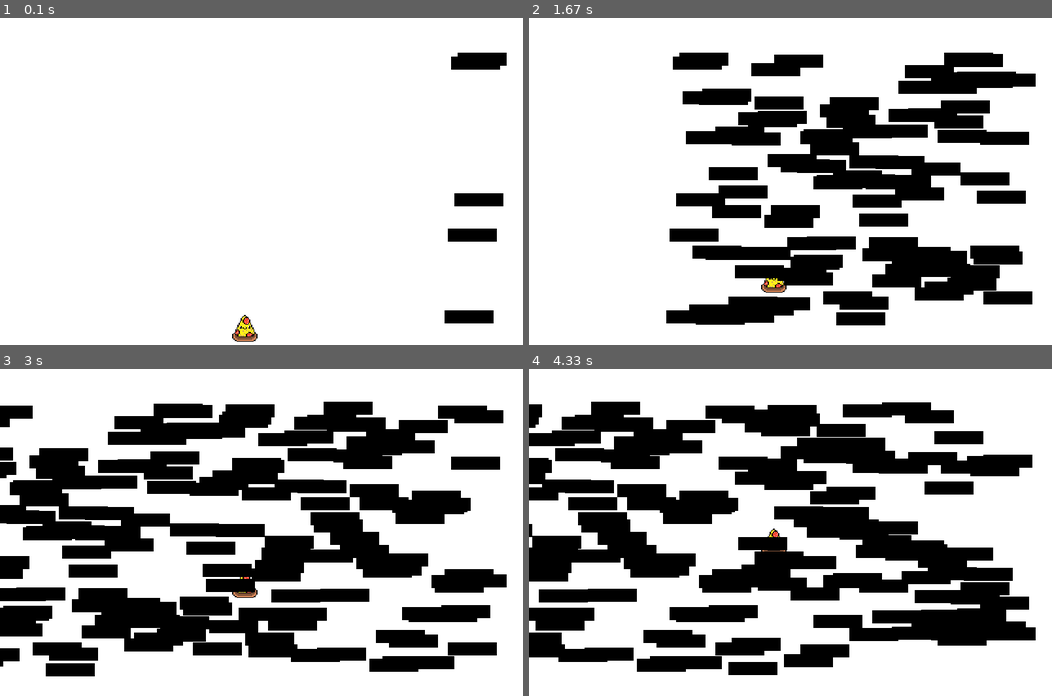
Above: before the commit, frames 1-4 (two rows, left to right).
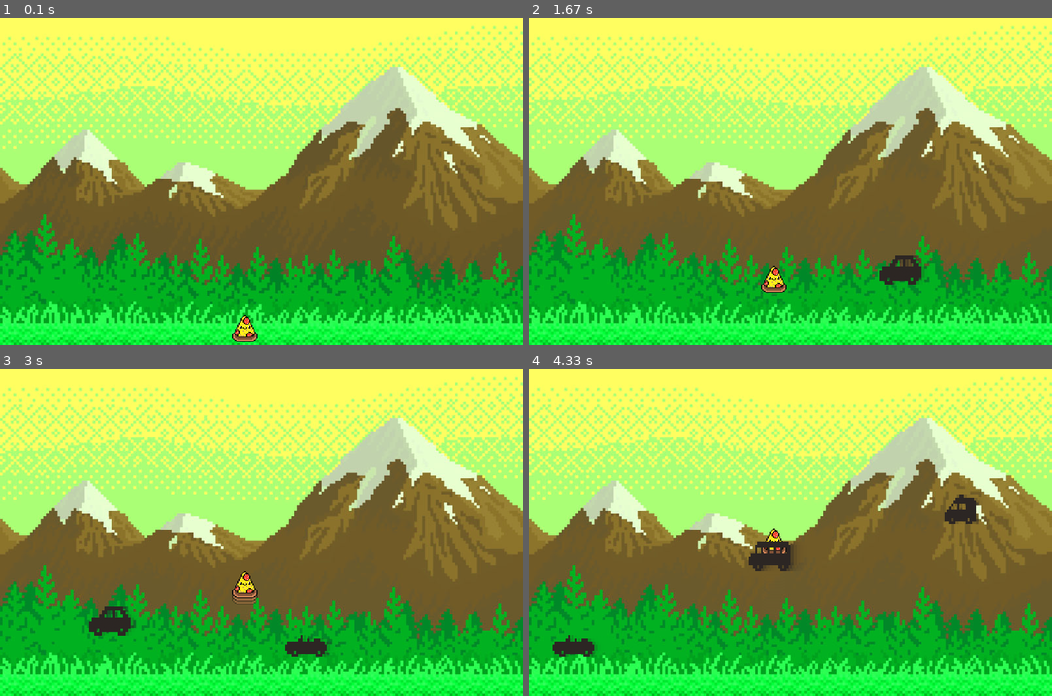
Above: after the commit, the same moments.

Repository: KitKat420/crossyroad-pygame
Game: pygame game, started from main.py
The game is run twice, just before and just after one commit, with the same random seed, the same clock (stepped at 60 frames per second) and the same inputs.
Inputs:
- Up to frame 1 (0.1 s): no input
- Up to frame 2 (1.67 s): tap W at 0.33, 0.73, 1.03, 1.23, 1.57 s
- Up to frame 3 (3 s): tap W at 1.87, 2.07, 2.37, 2.63, 2.97 s
- Up to frame 4 (4.33 s): tap W at 3.27, 3.4, 3.8, 4.1 s

The runs differ from the first frame. In frame 1, 100% of the frame differs, in the area x 0-100%, y 0-100%; in frame 2, 100%; in frame 3, 100%; in frame 4, 100%.

Commit message:
background assets

Diff:
--- a/main.py
+++ b/main.py
@@ -4,8 +4,20 @@
 from pygame.draw import rect
 from pygame.constants import K_w
 import random
+import time
+pygame.init()
 
-pygame.init()
+image_paths = ["./Assets/tesla-model-bus.png",
+               "./Assets/tesla-model-car.png",
+               "./Assets/tesla-model-convertable.png",
+               "./Assets/tesla-model-ems.png",
+               "./Assets/tesla-model-pickup.png"]
+
+car_images = []
+
+for image in image_paths:
+    car_images.append(pygame.transform.scale(
+        pygame.image.load(image), (125, 125)))
 
 
 clock = pygame.time.Clock()
@@ -20,6 +32,7 @@
 
 player_img = pygame.transform.scale(
     pygame.image.load("./Assets/pizza.png", "player"), (50, 50))
+bg_img = pygame.image.load("./Assets/mountain-bg.jpg", "mountain-bg")
 
 
 def player_move(player, key_pressed):
@@ -29,11 +42,11 @@
 
 def draw_window(player_surface, player_rect, cars):
     # drawing player using image asset and applying rect attributes to the image
-    WINDOW.fill(WHITE)
+    WINDOW.blit(bg_img, (0, 0))
     WINDOW.blit(player_surface, player_rect)
 
-    for i in cars:
-        pygame.draw.rect(WINDOW, BLACK, i)
+    for car in cars:
+        WINDOW.blit(car[0], car[1])
     pygame.display.flip()
 
 
@@ -45,27 +58,30 @@
     # setting starting position of player
     player_as_rect.x = WIDTH / 2 - 50
     player_as_rect.y = HEIGHT - 50
-
     my_event = pygame.USEREVENT + 1
-    pygame.time.set_timer(my_event, 5000)
-
+    pygame.time.set_timer(my_event, 1000)
     while is_game_on:
         clock.tick(FPS)
+
+        random_car = random.choice(car_images)
+        car_as_rect = random_car.get_rect()
+        car_as_rect.y = random.randint(50, HEIGHT - 125)
+        car_as_rect.x = WIDTH - 100
+        car = (random_car, car_as_rect)
 
         for event in pygame.event.get():
 
             if event.type == pygame.QUIT:
                 is_game_on = False
             elif event.type == my_event:
-                pass
-        car = pygame.Rect(WIDTH - 100, HEIGHT - 50, 75, 20)
-        car.y = random.randint(50, HEIGHT - 50)
-        cars.append(car)
+
+                cars.append(car)
+
         player_move(player_as_rect, pygame.key.get_pressed())
         draw_window(player_img, player_as_rect, cars)
 
         for car in cars:
-            car.x -= 5
+            car[1].x -= 5
     pygame.display.quit()
 
 
Binary file added: Assets/mountain-bg.jpg
